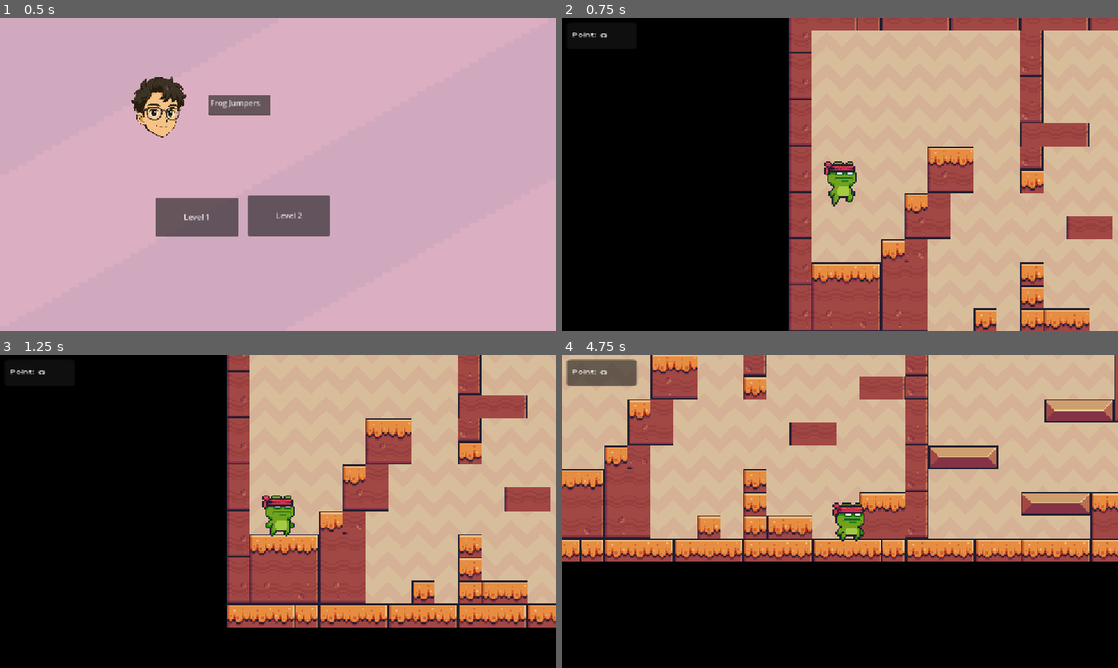
Above: before the commit, frames 1-4 (two rows, left to right).
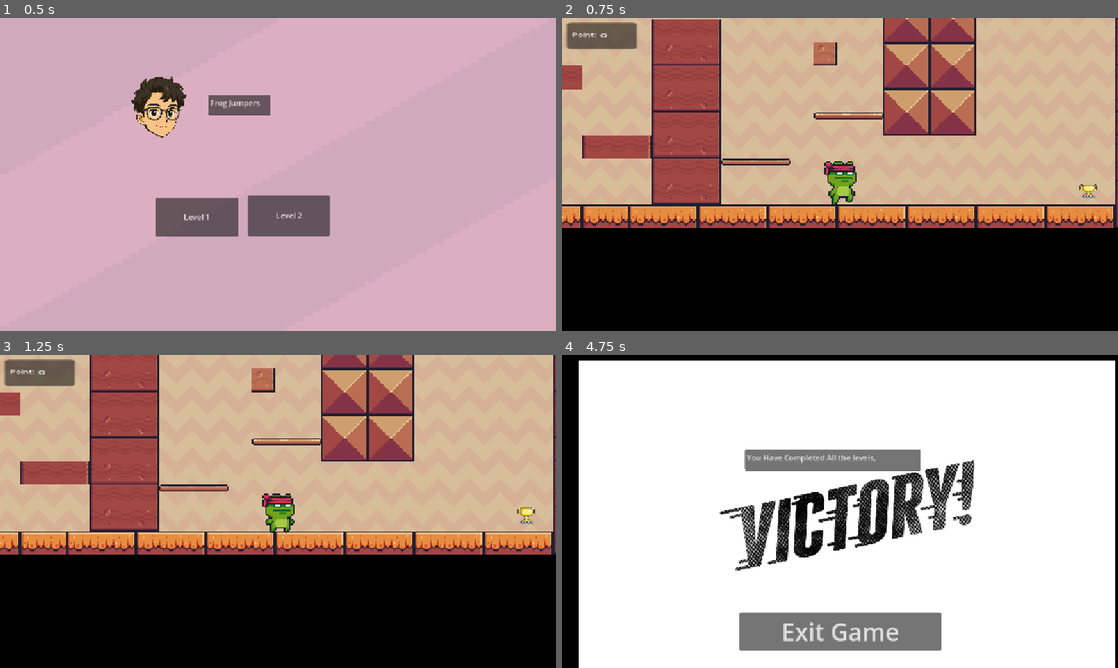
Above: after the commit, the same moments.

Repository: yeasin2002/frog-jumper
Game: Godot game, scene res://scense/main_menu.tscn
Same seed, same stepped clock (60 frames per second), same inputs: the game is played once before the commit and once after it.
Inputs:
- Up to frame 1 (0.5 s): no input
- Up to frame 2 (0.75 s): click "Level 2" at 0.5 s
- Up to frame 3 (1.25 s): no input
- Up to frame 4 (4.75 s): tap Enter (ui_accept) at 1.25, 1.52, 2.27, 3.77, 4.52 s; hold Right (ui_right) 1.28-2.78 s; hold Left (ui_left) 2.78-3.53 s; hold Right (ui_right) from 3.53 s (still down)

Frame 1 is identical in both runs. In frame 2, 66% of the frame differs, in the area x 0-100%, y 0-100%; in frame 3, 57%; in frame 4, 99%.

Commit message:
feat: created victory page

Diff:
--- a/scense/level-2.tscn
+++ b/scense/level-2.tscn
@@ -5,7 +5,7 @@
 [ext_resource type="Texture2D" uid="uid://1601dukrfchm" path="res://assets/Terrain (16x16).png" id="3_a2qa4"]
 [ext_resource type="PackedScene" uid="uid://bq0ild37hjvo8" path="res://scense/main-character.tscn" id="4_cp7yu"]
 [ext_resource type="PackedScene" uid="uid://bd22dumo2xsxn" path="res://scense/finish.tscn" id="5_l4hbx"]
-[ext_resource type="PackedScene" uid="uid://cl77dcg2fgnim" path="res://scense/main_menu.tscn" id="6_l4hbx"]
+[ext_resource type="PackedScene" uid="uid://didff72w6w24l" path="res://scense/victory.tscn" id="6_l4hbx"]
 
 [sub_resource type="TileSetAtlasSource" id="TileSetAtlasSource_tda05"]
 texture = ExtResource("3_a2qa4")
@@ -271,7 +271,7 @@
 layer_0/tile_data = PackedInt32Array(851968, 458752, 4, 851969, 524288, 4, 851970, 524288, 4, 851971, 393216, 4, 851972 …(7682 unchanged characters)…
 
 [node name="CharacterBody2D" parent="sceneObject" instance=ExtResource("4_cp7yu")]
-position = Vector2(-106, 49)
+position = Vector2(3105, 312)
 
 [node name="Camera2D" type="Camera2D" parent="sceneObject/CharacterBody2D"]
 position = Vector2(166, 239)
--- /dev/null
+++ b/scense/victory.gd
@@ -0,0 +1,5 @@
+extends Control
+@onready var exit_game_btn: Button = $ExitGame_btn
+
+func _on_exit_game_btn_pressed():
+	get_tree().quit()
--- /dev/null
+++ b/scense/victory.tscn
@@ -0,0 +1,45 @@
+[gd_scene load_steps=3 format=3 uid="uid://didff72w6w24l"]
+
+[ext_resource type="Script" uid="uid://bt1e2l1iti6rl" path="res://scense/victory.gd" id="1_h1280"]
+[ext_resource type="Texture2D" uid="uid://daw13ltkfmnhy" path="res://assets/victory-background.jpg" id="1_ot640"]
+
+[node name="Victory" type="Control"]
+layout_mode = 3
+anchors_preset = 15
+anchor_right = 1.0
+anchor_bottom = 1.0
+grow_horizontal = 2
+grow_vertical = 2
+script = ExtResource("1_h1280")
+
+[node name="TextureRect" type="TextureRect" parent="."]
+layout_mode = 1
+anchors_preset = 15
+anchor_right = 1.0
+anchor_bottom = 1.0
+offset_left = 34.0
+offset_top = 11.0
+offset_right = -6.0
+offset_bottom = 4.0
+grow_horizontal = 2
+grow_vertical = 2
+texture = ExtResource("1_ot640")
+expand_mode = 1
+
+[node name="TextEdit" type="TextEdit" parent="."]
+layout_mode = 0
+offset_left = 378.0
+offset_top = 195.0
+offset_right = 743.0
+offset_bottom = 240.0
+text = "You Have Completed All the levels, "
+
+[node name="ExitGame_btn" type="Button" parent="."]
+layout_mode = 0
+offset_left = 367.0
+offset_top = 533.0
+offset_right = 785.0
+offset_bottom = 610.0
+theme_override_colors/font_disabled_color = Color(1, 1, 1, 1)
+theme_override_font_sizes/font_size = 50
+text = "Exit Game"
Binary file added: assets/victory-background.jpg
Not shown, added: assets/victory-background.jpg.import
Not shown, added: scense/victory.gd.uid
